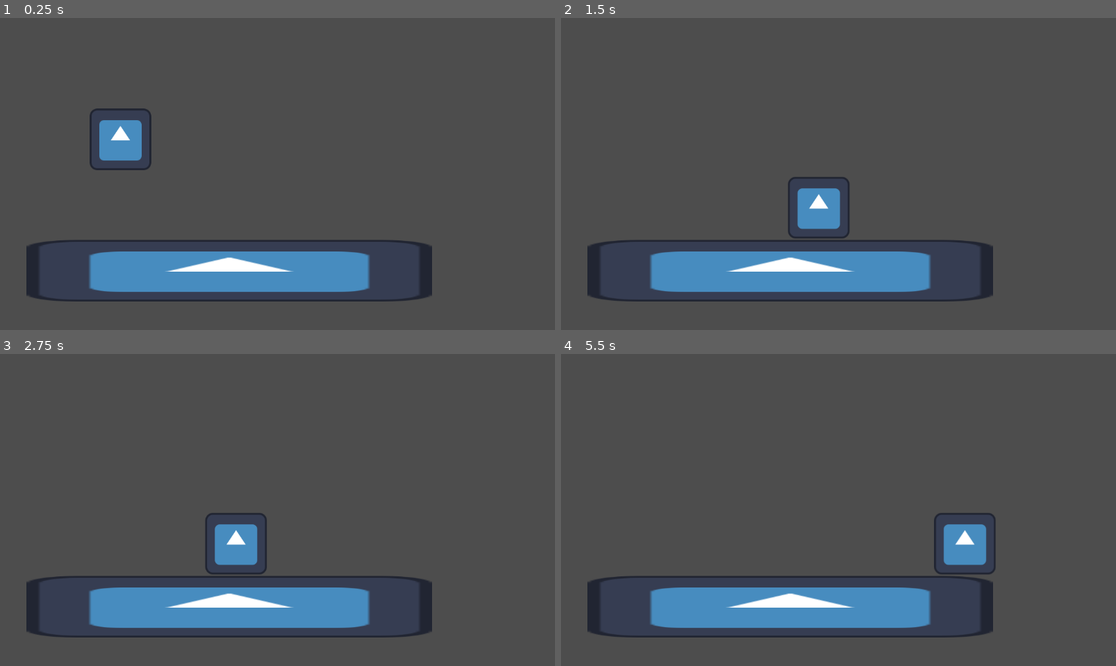
Above: before the commit, frames 1-4 (two rows, left to right).
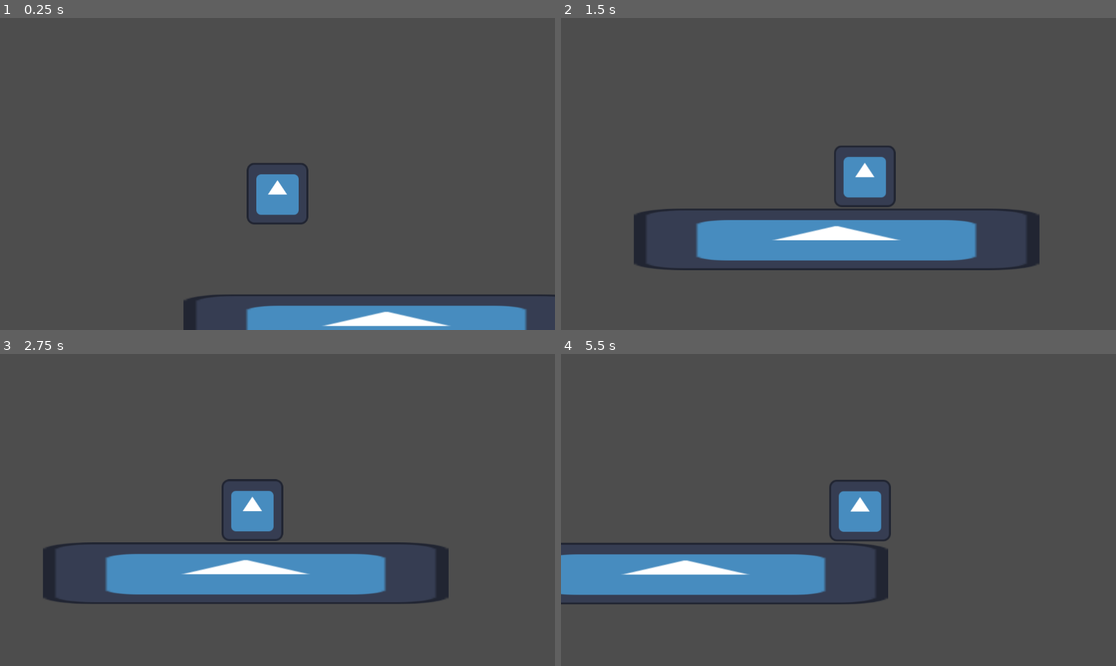
Above: after the commit, the same moments.

Repository: Orama-Interactive/Bubble-Wizard
Game: Godot game, scene res://src/Levels/level_1.tscn
Two runs of this game, one before a commit and one after it. Both use one fixed random seed, a clock stepped at 60 frames per second and the inputs below. The project has no main scene, so this scene is started directly. The engine's default icon, where the game draws it, is replaced by a stand-in: a white triangle on a blue panel in a dark square.
Inputs (mouse positions are in pixels of both pictures, inside the frame that each line leads up to):
- Up to frame 1 (0.25 s): no input
- Up to frame 2 (1.5 s): tap Enter at 0.5 s; move the mouse to (960, 158) at 0.52 s; hold Ctrl (ctrl) 0.53-1.28 s; hold D (right) from 0.53 s (still down); click (960, 158) at 0.67 s; tap W (up) at 0.77 s; move the mouse to (727, 189) at 1.27 s; click (727, 189) at 1.35 s
- Up to frame 3 (2.75 s): tap W (up) at 1.52 s; move the mouse to (333, 441) at 2.02 s; release D (right) at 2.03 s; hold A (left) from 2.03 s (still down); hold Ctrl (ctrl) from 2.03 s (still down)
- Up to frame 4 (5.5 s): move the mouse to (810, 572) at 2.77 s; release A (left) at 2.78 s; release Ctrl (ctrl) at 2.78 s; hold D (right) 2.78-4.28 s; click (810, 572) at 2.85 s; tap W (up) at 3.02, 3.77, 4.52 s; move the mouse to (1005, 556) at 3.52 s; hold Ctrl (ctrl) 3.53-4.28 s; move the mouse to (672, 463) at 4.27 s; hold A (left) 4.28-5.03 s; click (672, 463) at 4.35 s; move the mouse to (866, 510) at 5.02 s; hold D (right) from 5.03 s (still down); hold Ctrl (ctrl) from 5.03 s (still down); click (866, 510) at 5.17 s

The runs differ from the first frame. In frame 1, 15% of the frame differs, in the area x 4-100%, y 28-100%; in frame 2, 15%; in frame 3, 16%; in frame 4, 16%, in the area x 0-79%, y 40-91%.

Commit message:
Add a basic camera

Diff:
--- a/src/player.tscn
+++ b/src/player.tscn
@@ -15,3 +15,6 @@
 
 [node name="CollisionShape2D" type="CollisionShape2D" parent="."]
 shape = SubResource("CapsuleShape2D_qpkk0")
+
+[node name="Camera2D" type="Camera2D" parent="."]
+position_smoothing_enabled = true
